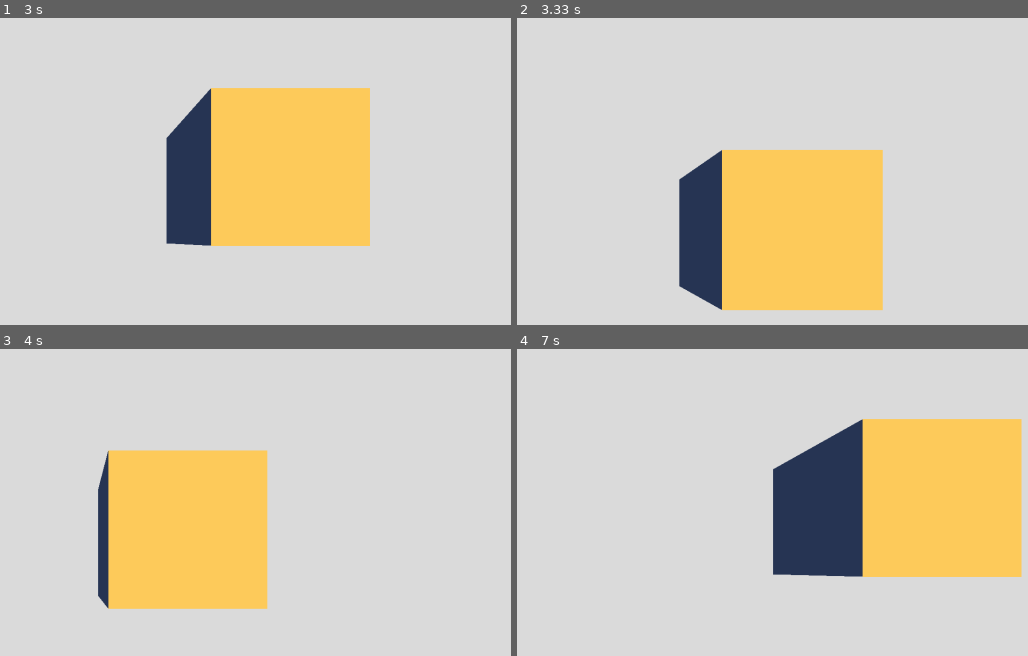
Above: before the commit, frames 1-4 (two rows, left to right).
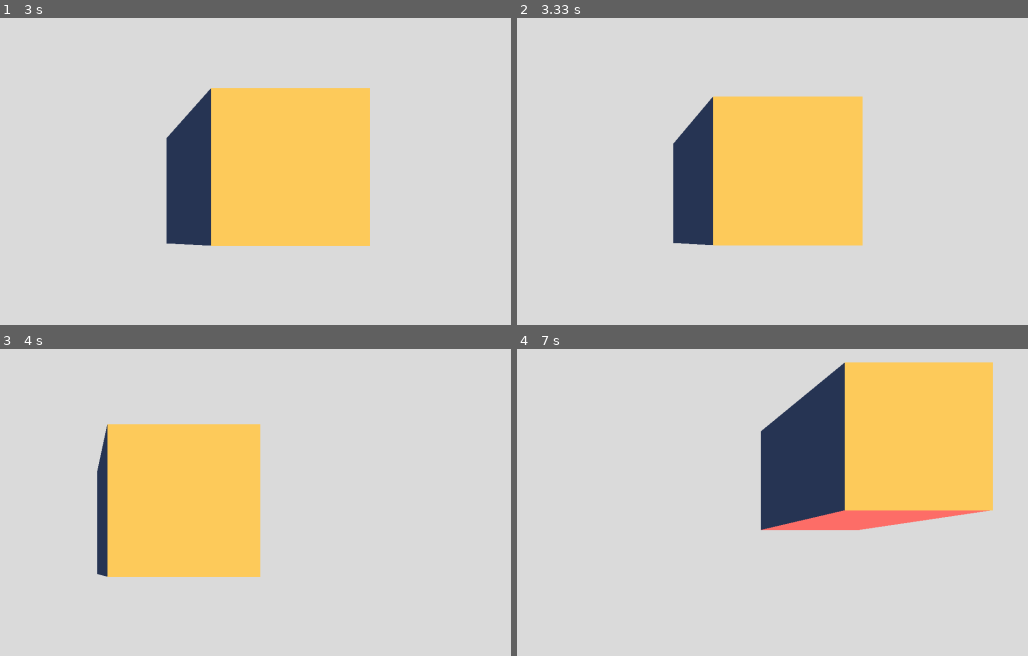
Above: after the commit, the same moments.

Repository: Josephbakulikira/Simple-3D-Graphic-pygame
Game: pygame game, started from main.py
Same seed, same stepped clock (60 frames per second), same inputs: the game is played once before the commit and once after it.
Inputs (mouse positions are in pixels of both pictures, inside the frame that each line leads up to):
- Up to frame 1 (3 s): hold + 0.33-0.8 s; hold Right 0.33-0.8 s; move the mouse to (45, 260) at 0.37 s; tap - at 0.83, 2.15 s; hold D 1.17-1.63 s; hold Up 1.67-1.97 s; tap + at 1.82 s; hold D 2-2.47 s; hold Left from 2.5 s (still down)
- Up to frame 2 (3.33 s): release Left at 3.03 s; hold S from 3.07 s (still down); tap + at 3.22 s
- Up to frame 3 (4 s): release S at 3.37 s; hold Left 3.4-3.8 s; tap - at 3.55 s; hold W from 3.83 s (still down)
- Up to frame 4 (7 s): release W at 4.2 s; hold Right 4.23-4.87 s; tap + at 4.38, 5.95 s; hold S 4.9-5.27 s; tap - at 5.05, 6.45 s; hold Left 5.3-5.77 s; hold D 5.8-6.27 s; hold Up 6.3-6.6 s; hold D from 6.63 s (still down)

Frame 1 is identical in both runs. In frame 2, 17% of the frame differs, in the area x 30-72%, y 25-96%; in frame 3, 7.1%; in frame 4, 22%, in the area x 47-99%, y 4-75%.

Commit message:
cleaning

Diff:
--- a/Tools/camera.py
+++ b/Tools/camera.py
@@ -18,19 +18,19 @@
 
     def HandleInput(self):
         keys = pygame.key.get_pressed()
-        if keys[pygame.K_UP] or keys[pygame.K_w]:
+        if keys[pygame.K_UP] :
             self.position.y -= self.speed
-        if keys[pygame.K_DOWN]or keys[pygame.K_s]:
+        if keys[pygame.K_DOWN]:
             self.position.y += self.speed
         if keys[pygame.K_LEFT] or keys[pygame.K_a]:
             self.position.x -= self.speed
         if keys[pygame.K_RIGHT] or keys[pygame.K_d]:
             self.position.x += self.speed
 
-        if keys[pygame.K_KP_PLUS]:
+        if keys[pygame.K_KP_PLUS] or keys[pygame.K_w]:
             self.scale += self.zoomSpeed
 
-        if keys[pygame.K_KP_MINUS]:
+        if keys[pygame.K_KP_MINUS] or keys[pygame.K_s]:
             self.scale -= self.zoomSpeed
 
     def HandleMouseEvent(self, x, y):
--- a/Tools/utils.py
+++ b/Tools/utils.py
@@ -48,16 +48,10 @@
         for i in face:
             dist += getDistance3D( cam.position, Vector3(indices[i][0], indices[i][1], indices[i][2]) )
         z = dist/4
-        print(z)
+        #print(z)
 
         face_sort.append([face[0], face[1], face[2], face[3], z])
     face_sort = Zsort(face_sort)
     for i, face in enumerate(face_sort):
-        # if face[4]
+
         DrawPolygons(window, face[0], face[1], face[2], face[3], points, face_list[(face[0], face[1], face[2], face[3])])
-        # if z >10:
-        #     front = True
-        # if front == True:
-        #     DrawPolygons(window, face[0], face[1], face[2], face[3], points, face_list[(face[0], face[1], face[2], face[3])] )
-    # for index, tup in enumerate(faces):
-    #     DrawPolygons(window, tup[0], tup[1], tup[2], tup[3], points, colors[index])
